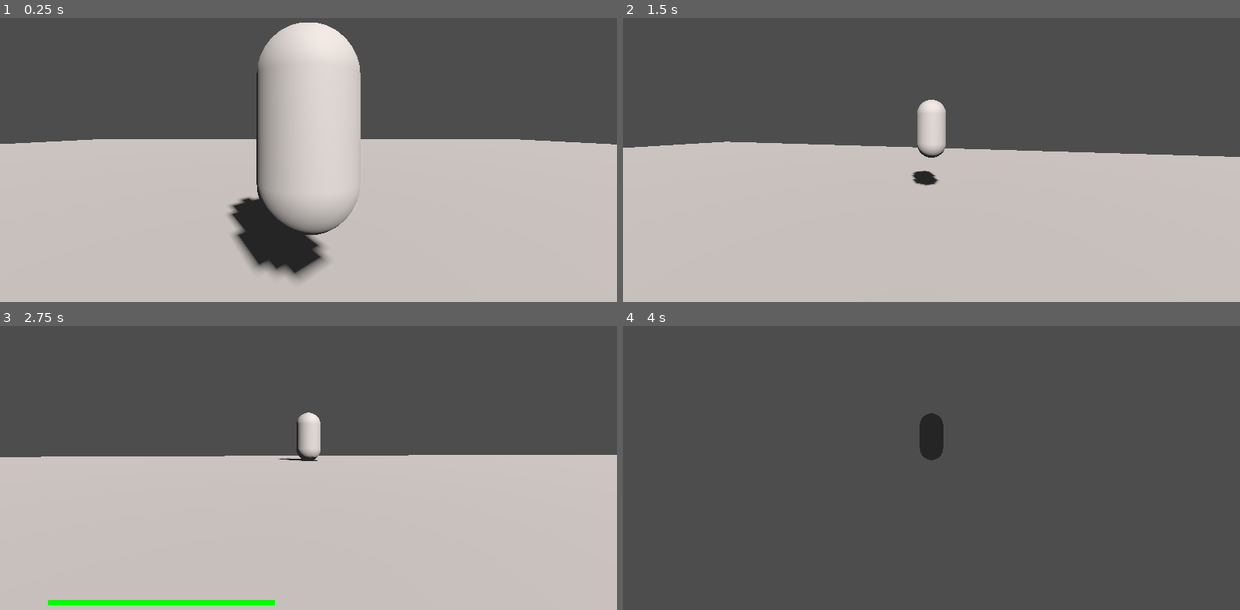
Above: before the commit, frames 1-4 (two rows, left to right).
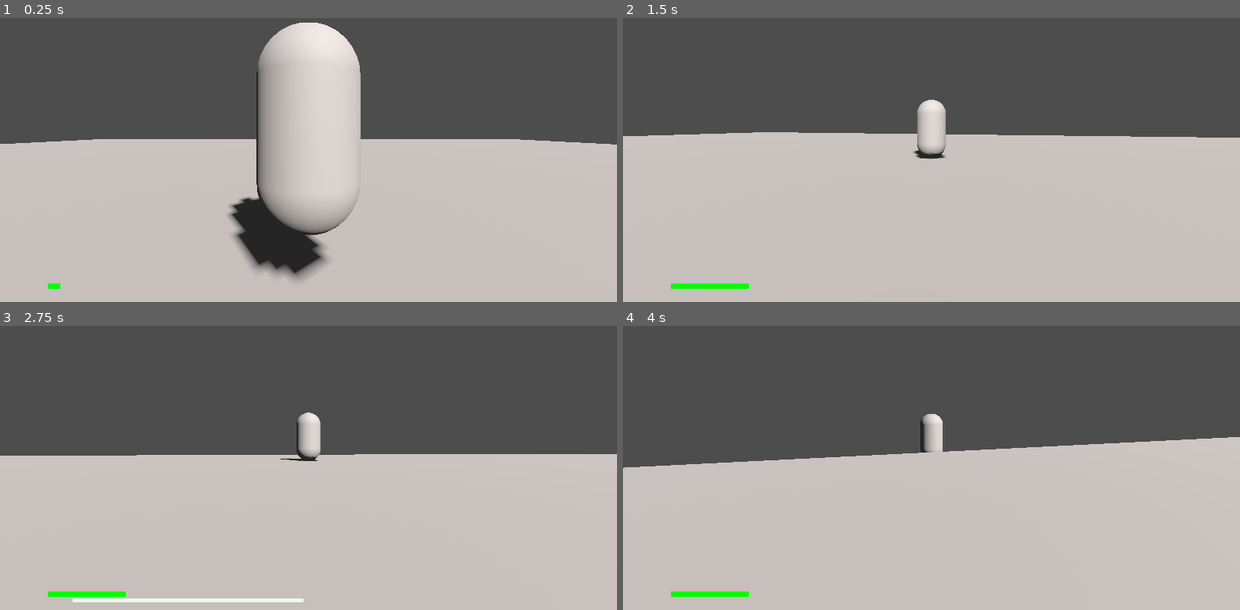
Above: after the commit, the same moments.

Repository: Into-The-Maze/arkanyx-nv
Game: Godot game, scene res://Scenes/world.tscn
Two runs of this game, one before a commit and one after it. Both use one fixed random seed, a clock stepped at 60 frames per second and the inputs below.
Inputs (mouse positions are in pixels of both pictures, inside the frame that each line leads up to):
- Up to frame 1 (0.25 s): no input
- Up to frame 2 (1.5 s): move the mouse to (962, 128) at 0.52 s; hold Shift (sprint) 0.53-1.28 s; hold W (move_forward) from 0.53 s (still down); right-click (962, 128) at 0.6 s; tap Space (jump) at 0.77, 1.07 s; move the mouse to (900, 128) at 1.27 s; tap Shift (sprint) at 1.35 s
- Up to frame 3 (2.75 s): keep holding W (move_forward); tap Space (jump) at 1.52, 1.55, 1.82 s; move the mouse to (320, 431) at 2.02 s; hold Space (jump) from 2.03 s (still down); right-click (320, 431) at 2.3 s
- Up to frame 4 (4 s): keep holding W (move_forward); move the mouse to (925, 442) at 2.77 s; release Space (jump) at 2.78 s; right-click (925, 442) at 2.85 s; tap Space (jump) at 3.02, 3.32, 3.77, 3.8 s; tap Shift (sprint) at 3.05 s; move the mouse to (974, 439) at 3.52 s; hold Shift (sprint) from 3.53 s (still down)

The runs differ from the first frame. In frame 1, less than 0.1% of the frame differs, in the area x 7-10%, y 93-96%; in frame 2, 5.1%; in frame 3, 1.5%; in frame 4, 56%, in the area x 0-100%, y 30-100%.

Commit message:
Stamina system
as usual parameterised for later balancing or levelling system

Diff:
--- a/Scenes/character.tscn
+++ b/Scenes/character.tscn
@@ -14,6 +14,9 @@
 radius = 0.2
 
 [sub_resource type="StyleBoxEmpty" id="StyleBoxEmpty_o1qbe"]
+
+[sub_resource type="StyleBoxFlat" id="StyleBoxFlat_qu1h3"]
+bg_color = Color(0.92, 1, 0.92, 1)
 
 [sub_resource type="StyleBoxFlat" id="StyleBoxFlat_a1c1c"]
 bg_color = Color(0, 1, 0, 1)
@@ -50,16 +53,33 @@
 
 [node name="CanvasLayer" type="CanvasLayer" parent="."]
 
-[node name="ProgressBar" type="ProgressBar" parent="CanvasLayer"]
+[node name="JumpChargeBar" type="ProgressBar" parent="CanvasLayer"]
+anchors_preset = 7
+anchor_left = 0.5
+anchor_top = 1.0
+anchor_right = 0.5
+anchor_bottom = 1.0
+offset_left = -440.0
+offset_top = -21.0
+offset_right = 439.0
+offset_bottom = -15.0
+grow_horizontal = 2
+grow_vertical = 0
+theme_override_styles/background = SubResource("StyleBoxEmpty_o1qbe")
+theme_override_styles/fill = SubResource("StyleBoxFlat_qu1h3")
+value = 50.0
+show_percentage = false
+
+[node name="StaminaBar" type="ProgressBar" parent="CanvasLayer"]
 anchors_preset = 7
 anchor_left = 0.5
 anchor_top = 1.0
 anchor_right = 0.5
 anchor_bottom = 1.0
 offset_left = -487.0
-offset_top = -19.0
+offset_top = -34.0
 offset_right = 486.0
-offset_bottom = -9.0
+offset_bottom = -25.0
 grow_horizontal = 2
 grow_vertical = 0
 theme_override_styles/background = SubResource("StyleBoxEmpty_o1qbe")
--- a/Scripts/Player/movement.gd
+++ b/Scripts/Player/movement.gd
@@ -2,26 +2,32 @@
 
 # MOVEMENT PARAMTERS
 @export var max_speed: float = 4.0
+@export var max_stamina: float = 40.0
+@export var stamina_regen_speed: float = 4.0
 @export var sprint_speed_multiplier: float = 1.75
 @export var acceleration: float = 40.0
 
 # JUMPING PARAMTERS
 @export var gravity: float = 20
 @export var max_jump_height: float = 3.0
-@export var jump_charge_max_time: float = 0.8
+@export var jump_charge_max_time: float = 1.0
 @export var jump_deadzone: float = 0.15
 @export var air_strafe_reduction_multiplier: float = 3.0
+@export var high_jump_multiplier: float = 1.2
 
 # DODGING PARAMTERS
 @export var dodge_speed_multiplier: float = 5.0
 @export var dodge_cooldown: float = 2.0
 @export var dodge_penalty_slowdown_multiplier: float = 0.3
-@export var dodge_penalty_slowdown_duration: float = 1.0
-@export var air_dodge_reduction_multiplier: float = 0.6
+@export var dodge_penalty_slowdown_duration: float = 0.5
+@export var air_dodge_reduction_multiplier: float = 0.7
 
+# REFERENCES
 @onready var camera: Camera3D = $Pivot/Camera
-@onready var jump_charge_bar: ProgressBar = $CanvasLayer/ProgressBar
+@onready var jump_charge_bar: ProgressBar = $CanvasLayer/JumpChargeBar
+@onready var stamina_bar: ProgressBar = $CanvasLayer/StaminaBar
 
+var stamina: float = 0.0
 var jump_charge_timer: float = 0.0
 var dodge_cooldown_timer: float = 0.0
 var dodge_penalty_timer: float = 0.0
@@ -34,15 +40,19 @@
 
 func _process(delta: float) -> void:
 	if jump_charge_bar:
-		jump_charge_bar.value = max(0, ((jump_charge_timer - jump_deadzone) / (jump_charge_max_time - jump_deadzone) * 100))
+		jump_charge_bar.value = max(0, ((jump_charge_timer - jump_deadzone) / (jump_charge_max_time - jump_deadzone) * jump_charge_bar.max_value))
+	if stamina_bar:
+		stamina_bar.value = max(0, (stamina / max_stamina) * stamina_bar.max_value)
 
 func _physics_process(delta: float) -> void:
 
+	# Adjust timers and flags
 	if is_dodging:
 		is_dodging = !is_on_floor()
 	if not is_dodging:
 		dodge_cooldown_timer = max(dodge_cooldown_timer - delta, 0)
-	dodge_penalty_timer = max(dodge_penalty_timer - delta, 0)
+		dodge_penalty_timer = max(dodge_penalty_timer - delta, 0)
+	stamina = min(max_stamina, stamina + (stamina_regen_speed * delta))
 
 	# MOVING
 	var adjusted_max_speed = max_speed
@@ -88,9 +98,9 @@
 		is_jumping = false
 		if Input.is_action_pressed("jump"):
 			jump_charge_timer = min(jump_charge_timer + delta, jump_charge_max_time + jump_deadzone)
-		elif Input.is_action_just_released("jump"):
+		elif Input.is_action_just_released("jump") && stamina >= 5:
 			var multiplier = 0.25
-			var adjusted_jump_charge_timer = jump_charge_timer - jump_deadzone
+			var adjusted_jump_charge_timer: float = jump_charge_timer - jump_deadzone
 			if adjusted_jump_charge_timer > 0:
 				multiplier += pow((adjusted_jump_charge_timer / jump_charge_max_time - jump_deadzone), 2) * 0.75
 			var jump_speed = sqrt(2 * gravity * (max_jump_height * multiplier))
@@ -99,21 +109,24 @@
 			jump_charge_timer = 0.0
 
 			# LONG JUMP
-			if is_sprinting && adjusted_jump_charge_timer == jump_charge_max_time:
+			if is_sprinting && abs(adjusted_jump_charge_timer - jump_charge_max_time) < 0.0001 && stamina >= 25:
 				var long_jump_direction: Vector3 = direction
 				if long_jump_direction == Vector3.ZERO:
 					long_jump_direction = (-camera.global_transform.basis.z).normalized()
 				var long_jump_impulse = long_jump_direction * max_speed * dodge_speed_multiplier
 				current_velocity.x = long_jump_impulse.x
 				current_velocity.z = long_jump_impulse.z
+				stamina = max(0, stamina - 25)
+			else:
+				stamina = max(0, stamina - 5)
 			# HIGH JUMP
-			else:
-				current_velocity.y *= 1.5
+			if not is_sprinting:
+				current_velocity.y *= high_jump_multiplier
 		else:
 			jump_charge_timer = 0.0
 
 	# DODGING
-	if Input.is_action_just_pressed("dodge") && dodge_cooldown_timer <= 0:
+	if Input.is_action_just_pressed("dodge") && dodge_cooldown_timer <= 0 && stamina >= 15:
 		if direction == Vector3.ZERO:
 			var current_horizontal = Vector3(current_velocity.x, 0, current_velocity.z)
 			if current_horizontal.length() > 0:
@@ -121,6 +134,7 @@
 			else:
 				direction = (-camera.global_transform.basis.z).normalized()
 		horizontal_velocity = direction * max_speed * dodge_speed_multiplier
+		stamina = max(0, stamina - 15)
 		# AIR DODGING
 		if not is_on_floor():
 			horizontal_velocity *= air_dodge_reduction_multiplier
@@ -131,6 +145,5 @@
 		dodge_penalty_timer = dodge_penalty_slowdown_duration
 
 	# APPLYING MOVEMENT
-	print_debug(dodge_cooldown_timer)
 	velocity = current_velocity
 	move_and_slide()
Not shown: 1 places in Scenes/character.tscn that only renumber resources
